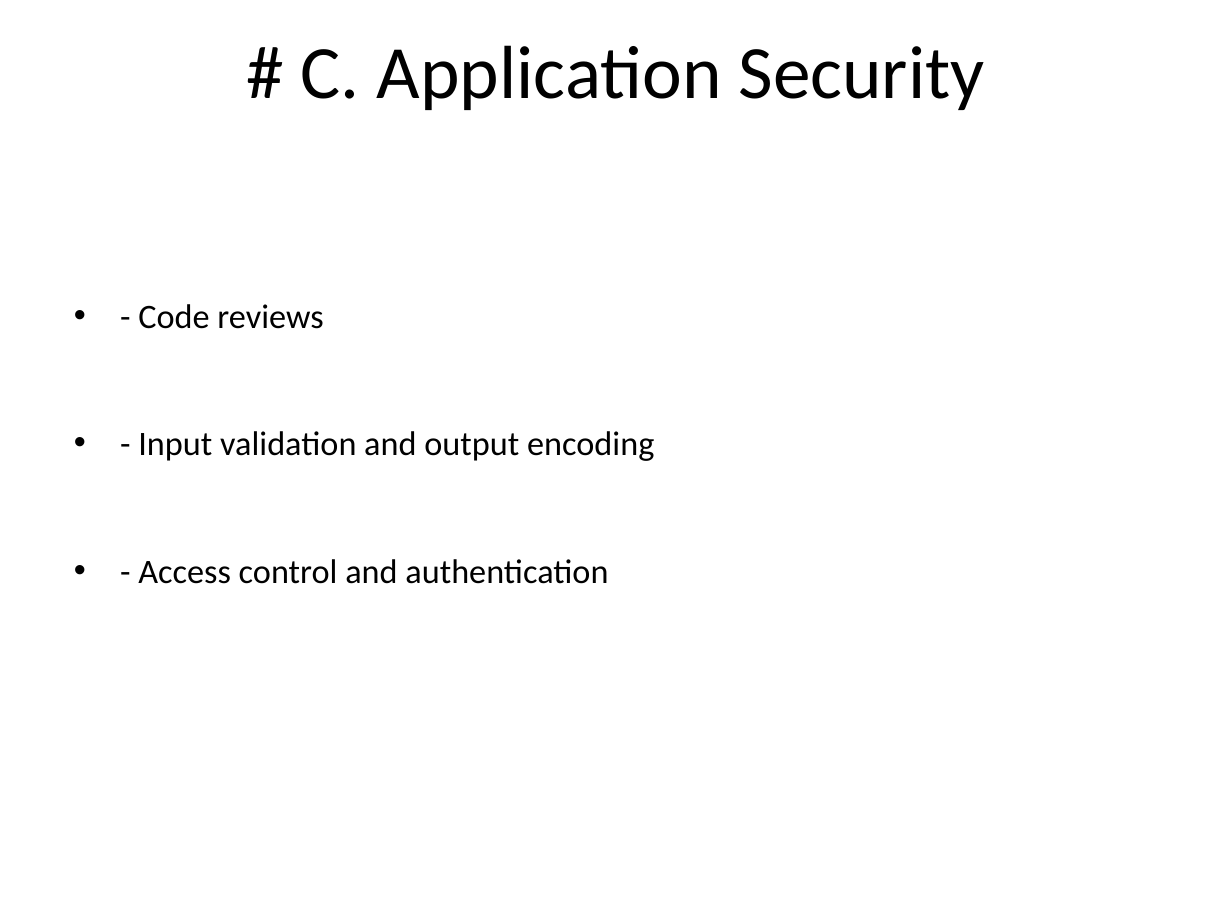
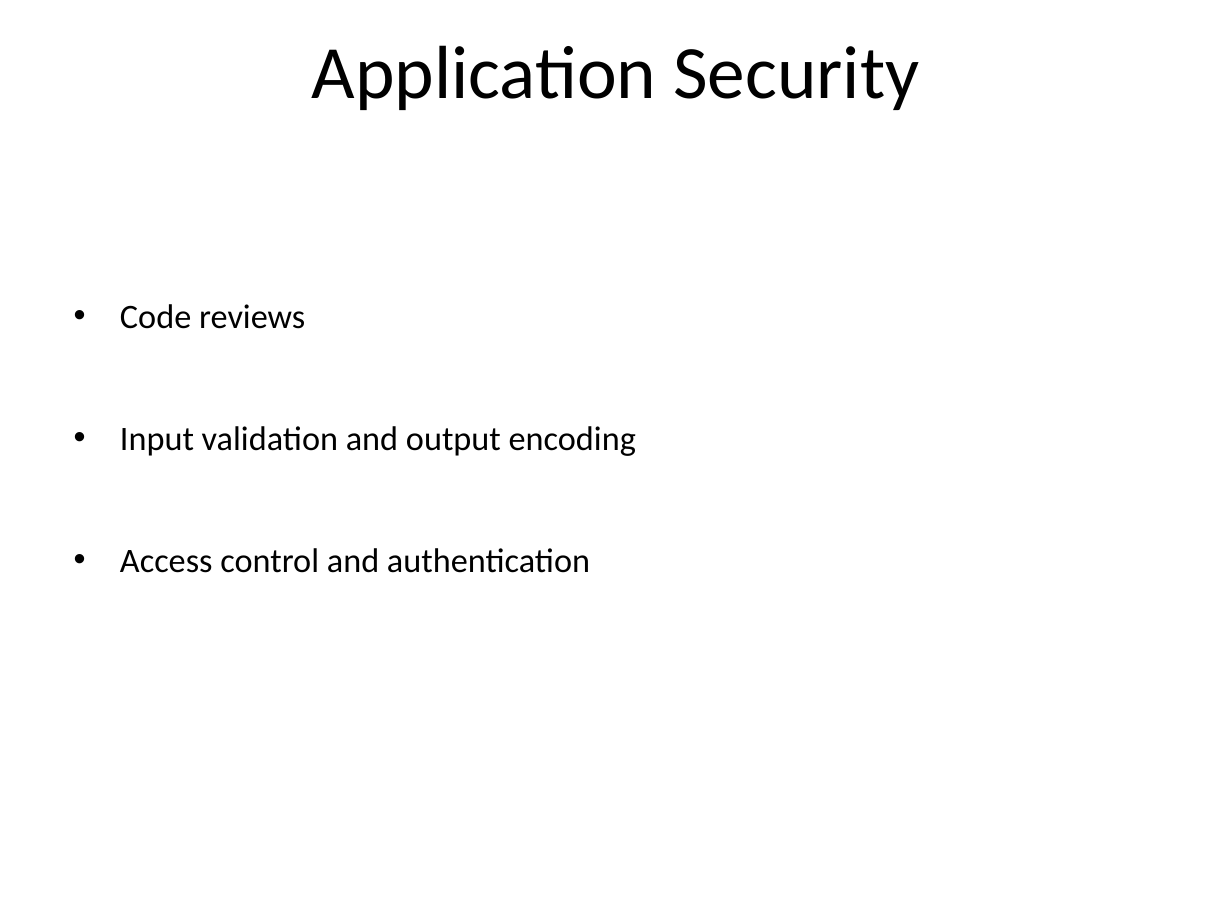
Before and after one commit to tal-training/secure-development, a slide deck: slide 19 of Day1/Introduction to Information Security/0-Introduction-to-Information-Security.md.pptx. Drawn at 1232x924 pixels with LibreOffice and Linux fonts; fonts in the diff are those of the drawing. Boxes give left, top, right and bottom in pixels: in the first picture for what was removed or moved away, otherwise in the second. Text is boxed around its words. In the diff, an @@ line names an element or a change of style, - is before the commit and + after.

```diff
--- a/Day1/Introduction to Information Security/0-Introduction-to-Information-Security.md.pptx
+++ b/Day1/Introduction to Information Security/0-Introduction-to-Information-Security.md.pptx
@@ title at (312, 45, 919, 110): text changed @@
-# C. Application Security
+Application Security
@@ text at (120, 304, 636, 573): text changed @@
-• - Code reviews
-• - Input validation and output encoding
-• - Access control and authentication
+• Code reviews
+• Input validation and output encoding
+• Access control and authentication
```
Also in this commit, not shown: 28 other slides changed, 6 other files.
